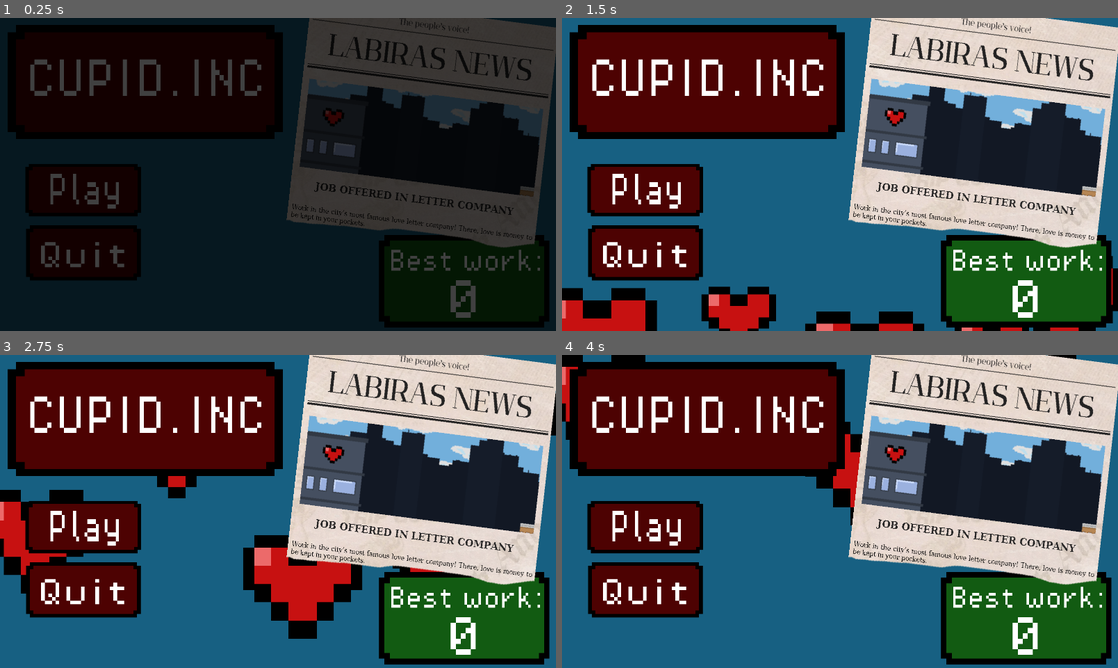
Above: before the commit, frames 1-4 (two rows, left to right).
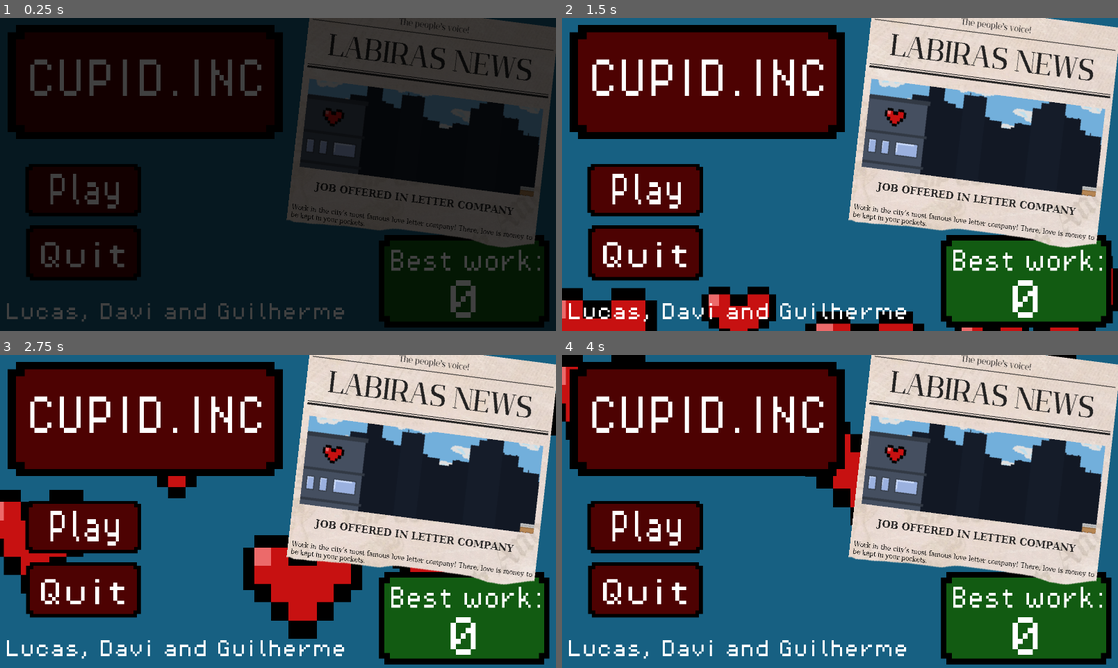
Above: after the commit, the same moments.

Repository: SoaresDavidson/CUPID.inc
Game: Godot game, scene res://scenes/menu.tscn
Two runs of this game, one before a commit and one after it. Both use one fixed random seed, a clock stepped at 60 frames per second and the inputs below.
Inputs:
- Up to frame 1 (0.25 s): no input
- Up to frame 2 (1.5 s): no input
- Up to frame 3 (2.75 s): no input
- Up to frame 4 (4 s): no input

The runs differ from the first frame. In frame 1, 0.8% of the frame differs, in the area x 1-62%, y 91-98%; in frame 2, 0.8%; in frame 3, 0.8%; in frame 4, 0.8%.

Commit message:
ultimo antes da apresentação

Diff:
--- a/scenes/menu.tscn
+++ b/scenes/menu.tscn
@@ -362,5 +362,16 @@
 scale = Vector2(0.0461336, 0.0463004)
 texture = ExtResource("7_mqhc5")
 
+[node name="Label" type="Label" parent="."]
+layout_mode = 0
+offset_left = 12.0
+offset_top = 35.8101
+offset_right = 172.0
+offset_bottom = 58.8101
+scale = Vector2(0.3, 0.3)
+theme_override_fonts/font = ExtResource("3_qqr6m")
+theme_override_font_sizes/font_size = 8
+text = "Lucas, Davi and Guilherme"
+
 [connection signal="pressed" from="Button" to="." method="_on_button_pressed"]
 [connection signal="pressed" from="Button2" to="." method="_on_button_2_pressed"]
